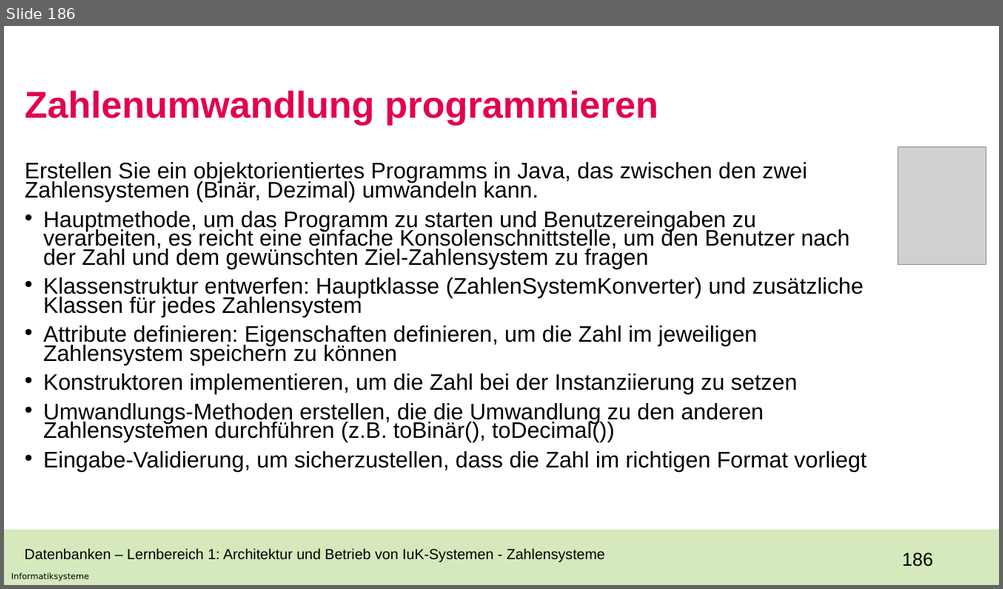
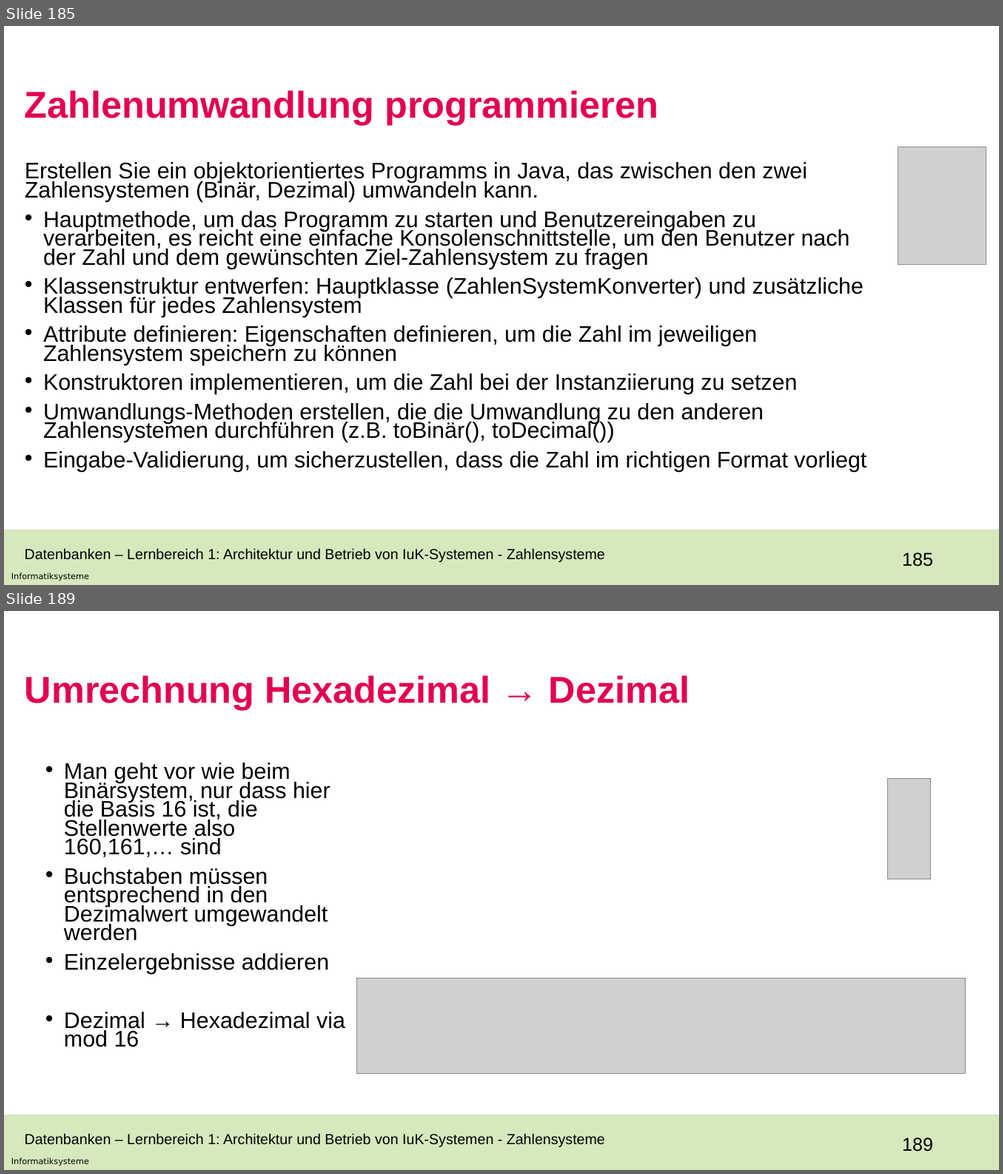
Before and after one commit to Laura-1206/Unterricht, a slide deck: BGY12_23fx.pptx. Shown one above the other, each under a label of ours: slide 186 before the commit, slides 185 and 189 after it; the slides between them are not shown. The pictures are 1003x589 and 1003x1174 pixels, drawn with LibreOffice and Linux fonts; fonts in the diff are those of the drawing; grey boxes stand for pictures; background and template pictures are left out. Boxes give left, top, right and bottom in pixels: in the first picture for what was removed or moved away, otherwise in the second. Text is boxed around its words. In the diff, an @@ line names an element or a change of style, - is before the commit and + after.

```diff
--- a/BGY12_23fx.pptx
+++ b/BGY12_23fx.pptx
@@ slide 189 added at (4,611,999,1170), background #FFFFFF; not listed: 3 template elements that a slide beside it also shows @@
@@ title added at (25,675,689,710), 36 pt, text #E30051, bold @@
+Umrechnung Hexadezimal → Dezimal
@@ text added at (64,763,345,1048), 21.7 pt, text #000000 @@
+• Man geht vor wie beim Binärsystem, nur dass hier die Basis 16 ist, die Stellenwerte also 160,161,… sind
+• Buchstaben müssen entsprechend in den Dezimalwert umgewandelt werden
+• Einzelergebnisse addieren
+• Dezimal → Hexadezimal via mod 16
@@ picture added at (888,779,930,880) @@
@@ picture added at (357,979,965,1074) @@
@@ text added at (25,1133,605,1147), 14 pt, text #000000 @@
+Datenbanken – Lernbereich 1: Architektur und Betrieb von IuK-Systemen - Zahlensysteme
@@ what was slide 186 is now slide 185 @@
@@ page number at (902,553,933,567): text changed @@
-186
+185
```
Also in this commit, not shown: 1 slide changed, 66 other slides added, 1 slide removed.
